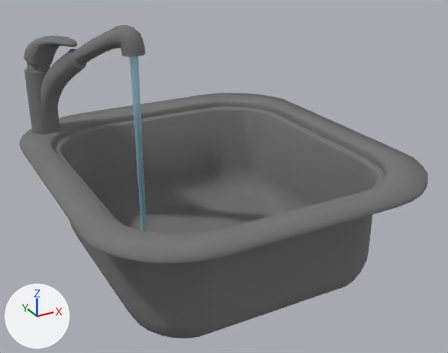
A saved change to the FBX model care-up/Assets/Resources_moved/Models/Sink_active.fbx.
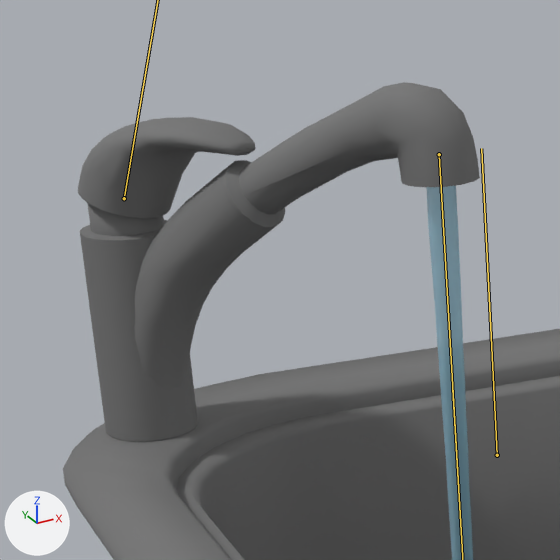
Each version is shown whole from a 50 mm lens placed at (-0.329, -0.829, 0.324), pointed at (0.082, -0.081, -0.05), then close up on the part from 0% to 38% of the width and 0% to 48% of the height. The axes (+X, +Y, +Z) are drawn at lower left. The lights are the same throughout. Both versions are drawn at frame 375 of the action 'Armature|sink_open_AED'; the numbers are the values there. The bones that bend it are drawn over the model as lines in the close-ups.

Objects in the first close-up: 'Circle', 'Tap.001'.
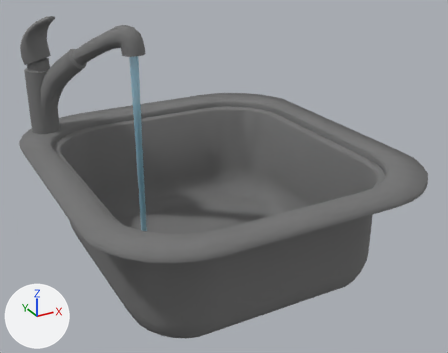
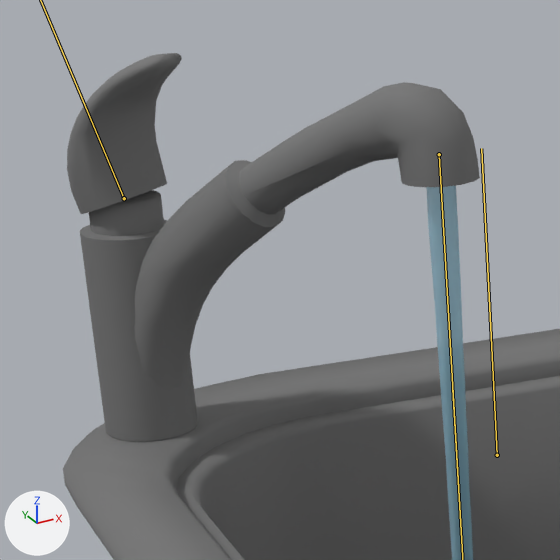
Commit message: Fixed sink in AED scene

What the commit changed:
Bone 'cr' (bone_cr) turns from (-18, 0, 0) to (19, 0, 0) degrees about its own x, y and z.

Where the change shows, as pixel boxes (x1, y1, x2, y2) in the close-ups (560 x 560 px):
'Tap.001', posed: before (63, 82, 560, 560); after (63, 53, 560, 560)
